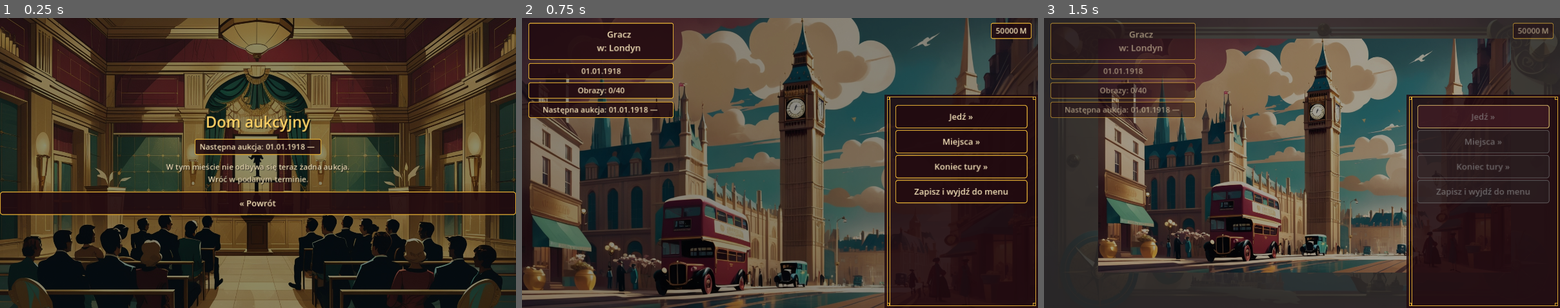
Above: before the commit, frames 1-3 (left to right).
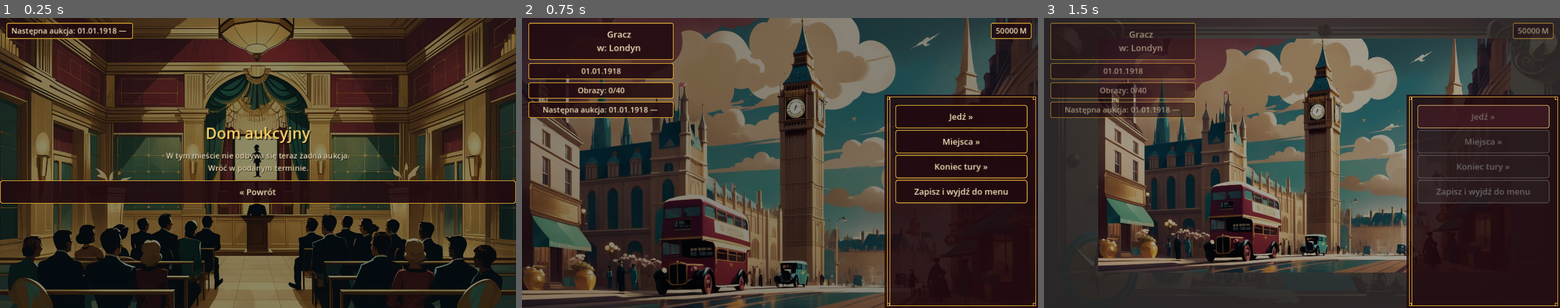
Above: after the commit, the same moments.

Repository: cinekm20/the-forger-retro-tycoon
Game: Godot game, scene res://scenes/auction_house/AuctionHouse.tscn
The game is run twice, just before and just after one commit, with the same random seed, the same clock (stepped at 60 frames per second) and the same inputs. This scene is started directly instead of the project's main scene.
Inputs:
- Up to frame 1 (0.25 s): no input
- Up to frame 2 (0.75 s): click "« Powrót" at 0.5 s
- Up to frame 3 (1.5 s): click "Jedź »" at 1.25 s

The runs differ from the first frame. In frame 1, 11% of the frame differs, in the area x 0-100%, y 1-68%; in frame 2, nothing differs; in frame 3, nothing differs.

Commit message:
Przenieś "Tura"/termin aukcji do lewego górnego rogu, odciąż środkową kolumnę
Zgłoszone przez użytkownika na zrzucie ekranu: dodanie paska czasu do
środkowej, wyśrodkowanej kolumny (poprzednia poprawka) wydłużyło ją na tyle,
że obraz i skrzynka oferty na dole przesunęły się niżej i wychodziły poza
ekran. "Tura: Gracz X" i termin aukcji (miasto + data) przeniesione do małej
skrzynki w lewym górnym rogu ekranu (pozycjonowanej bezpośrednio, tak jak
inne narożne skrzynki w grze) — zwalnia dwa wiersze w środkowej kolumnie,
nic innego się nie przesuwa. Pasek czasu zostaje tam, gdzie był (użytkownik
potwierdził, że ta pozycja jest dobra).

Co-Authored-By: Claude Sonnet 5 <noreply@anthropic.com>
Claude-Session: https://claude.ai/code/session_01WjdcGYSPdySvPA6GKCaWaN

Diff:
--- a/game/scenes/auction_house/AuctionHouse.gd
+++ b/game/scenes/auction_house/AuctionHouse.gd
@@ -96,15 +96,14 @@
 	## ekran (ta sama co w Hub/TravelMap) tu tylko przeszkadzała.
 	var root := ScreenHelpers.make_root(self, false)
 	ScreenHelpers.make_title(root, "Dom aukcyjny")
-	ScreenHelpers.make_turn_indicator(root)
-
-	schedule_label = ScreenHelpers.make_info_box(root, "")
-	## SIZE_SHRINK_CENTER — bez tego skrzynka rozciąga się na PEŁNĄ szerokość
-	## VBoxContainera (custom_minimum_size to tylko MINIMUM, nie maksimum),
-	## co przy bocznych ramkach graczy (patrz _build_player_frames) chowało
-	## się pod nimi zamiast zostać wyśrodkowaną w wolnym pasie na środku
-	## (zgłoszone przez użytkownika, zrzut ekranu: teksty zachodziły pod ramki).
-	schedule_label.get_parent().size_flags_horizontal = Control.SIZE_SHRINK_CENTER
+
+	## "Tura: Gracz X" i termin aukcji (miasto + data) w lewym górnym rogu
+	## (patrz _build_top_left_corner), NIE w głównej, wyśrodkowanej kolumnie
+	## — zgłoszone przez użytkownika: ta kolumna jest już wysoka (obraz +
+	## pasek czasu + skrzynka oferty), a każdy dodatkowy wiersz na górze
+	## spychał skrzynkę oferty na dole poza widoczny ekran. Róg ma zapas
+	## miejsca i niczego innego nie przesuwa.
+	_build_top_left_corner()
 
 	if not Auctions.is_open(Travel.current_city):
 		ScreenHelpers.make_label(root, tr("W tym mieście nie odbywa się teraz żadna aukcja.\nWróć w podanym terminie."))
@@ -116,6 +115,22 @@
 	_build_active_auction_ui(root)
 	_build_player_frames()
 	_start_new_auction()
+
+
+## Mała skrzynka w lewym górnym rogu ekranu — "Tura: Gracz X" (jak wszędzie
+## indziej, ScreenHelpers.make_turn_indicator, puste w trybie solo) i termin
+## aukcji (schedule_label). Pozycjonowana bezpośrednio (position), nie przez
+## Container-owy layout — te same wartości offsetu co make_corner_status_row
+## (16, 12) dla spójności z resztą gry.
+func _build_top_left_corner() -> void:
+	var corner := VBoxContainer.new()
+	corner.position = Vector2(16, 12)
+	corner.mouse_filter = Control.MOUSE_FILTER_IGNORE
+	corner.add_theme_constant_override("separation", 6)
+	add_child(corner)
+
+	ScreenHelpers.make_turn_indicator(corner)
+	schedule_label = ScreenHelpers.make_info_box(corner, "")
 
 
 ## Buduje UI aktywnej licytacji BEZ ramek graczy (patrz _build_player_frames
